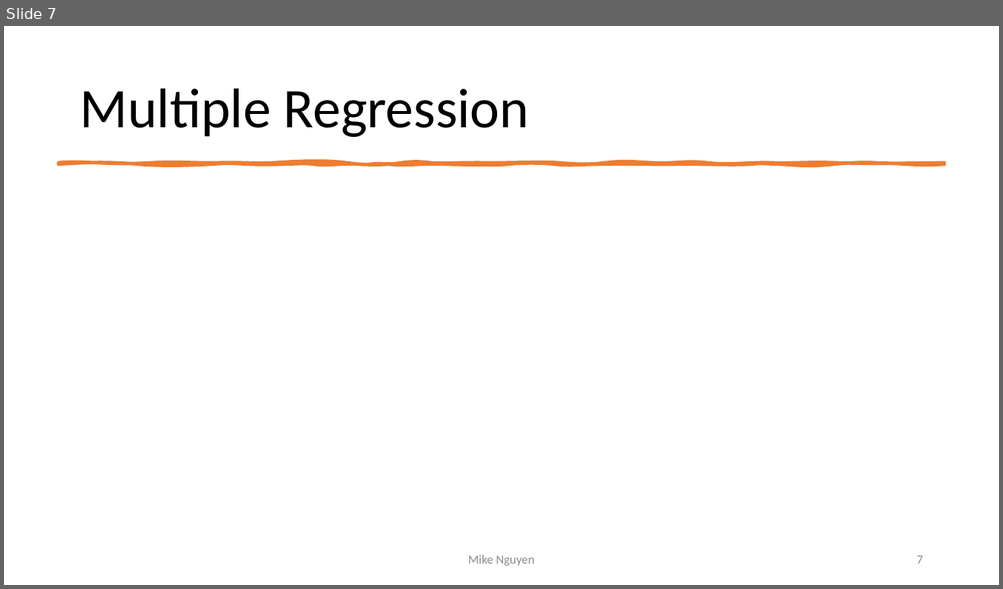
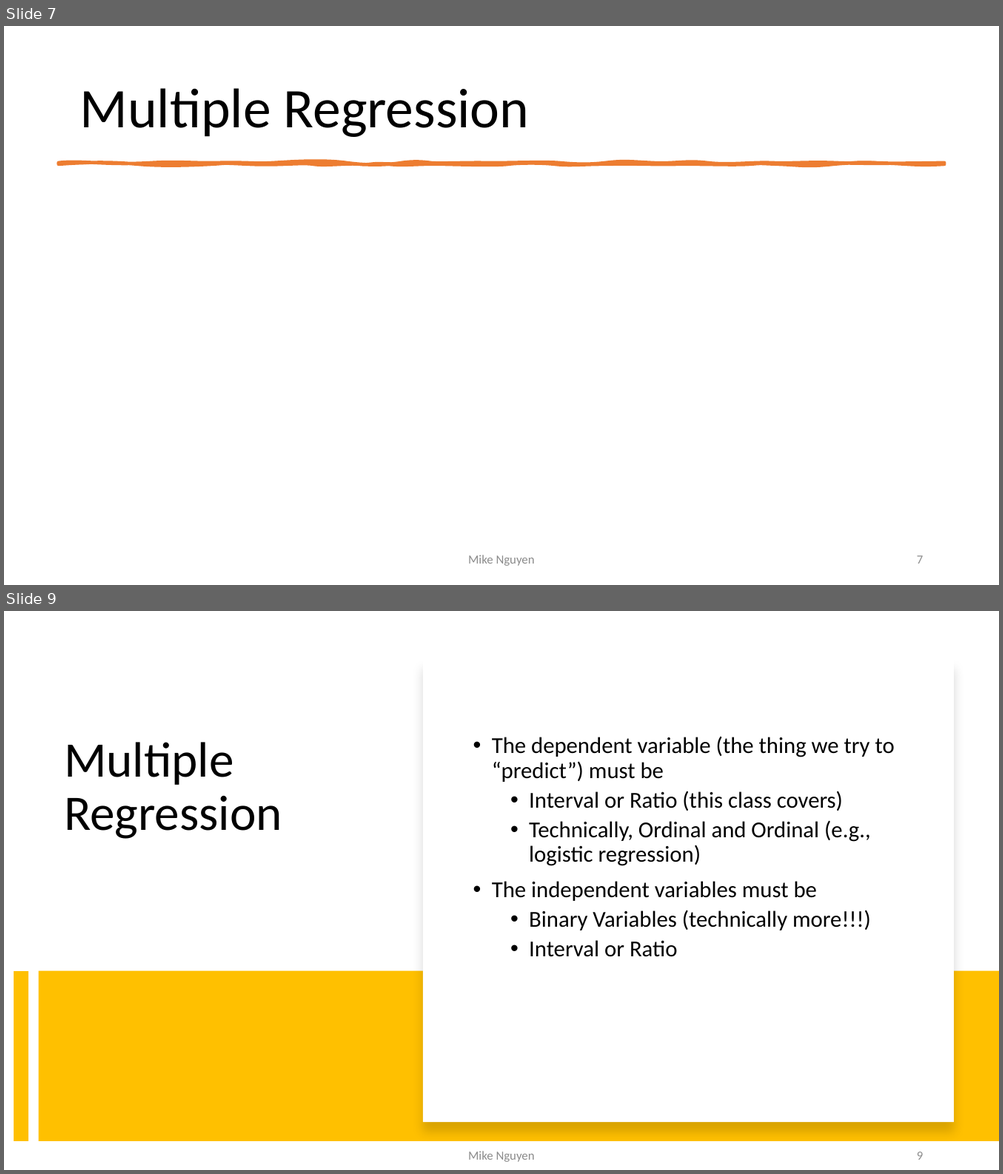
Before and after one commit to mikenguyen13/mar4050, a slide deck: lectures/12/1_multiple_regression.pptx. Shown one above the other, each under a label of ours: slide 7 before the commit, slides 7 and 9 after it; the slides between them are not shown. The pictures are 1003x589 and 1003x1174 pixels, drawn with LibreOffice and Linux fonts; fonts in the diff are those of the drawing; grey boxes stand for pictures. Boxes give left, top, right and bottom in pixels: in the first picture for what was removed or moved away, otherwise in the second. Text is boxed around its words. In the diff, an @@ line names an element or a change of style, - is before the commit and + after.

```diff
--- a/lectures/12/1_multiple_regression.pptx
+++ b/lectures/12/1_multiple_regression.pptx
@@ slide 9 added at box(4, 611, 999, 1170), background #FFFFFF @@
@@ rectangle added at box(423, 659, 953, 1122), fill #FFFFFF @@
@@ title added at box(64, 742, 282, 839), 48 pt, text #000000 @@
+Multiple Regression
@@ text added at box(492, 736, 894, 957), 22 pt, text #000000 @@
+• The dependent variable (the thing we try to “predict”) must be
+  • Interval or Ratio (this class covers)
+  • Technically, Ordinal and Ordinal (e.g., logistic regression)
+• The independent variables must be
+  • Binary Variables (technically more!!!)
+  • Interval or Ratio
@@ line added from (21, 971) to (21, 1142), #FFC000 14 pt @@
@@ rectangle added at box(38, 971, 999, 1142), fill #FFC000 @@
@@ text added at box(468, 1151, 535, 1162), 12 pt, text #8C8C8C @@
+Mike Nguyen
@@ page number added at box(916, 1152, 922, 1160), 12 pt, text #8C8C8C @@
+9
```
Also in this commit, not shown: 1 slide changed, 16 other slides added, 7 other files.
